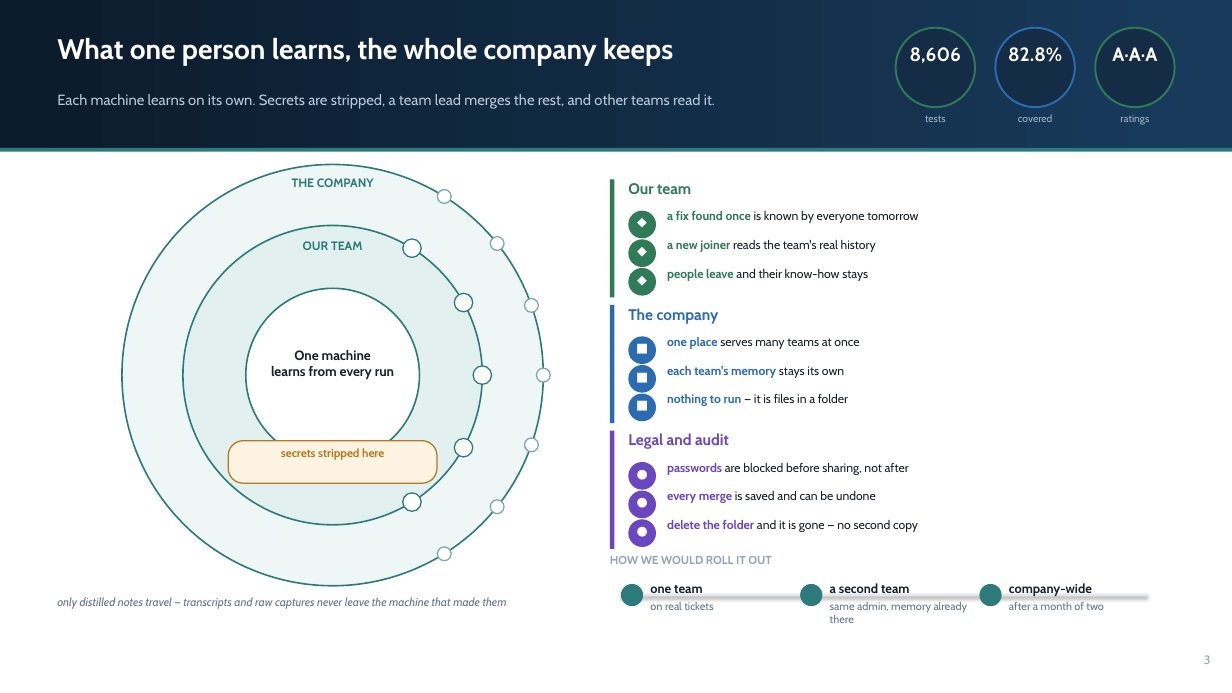
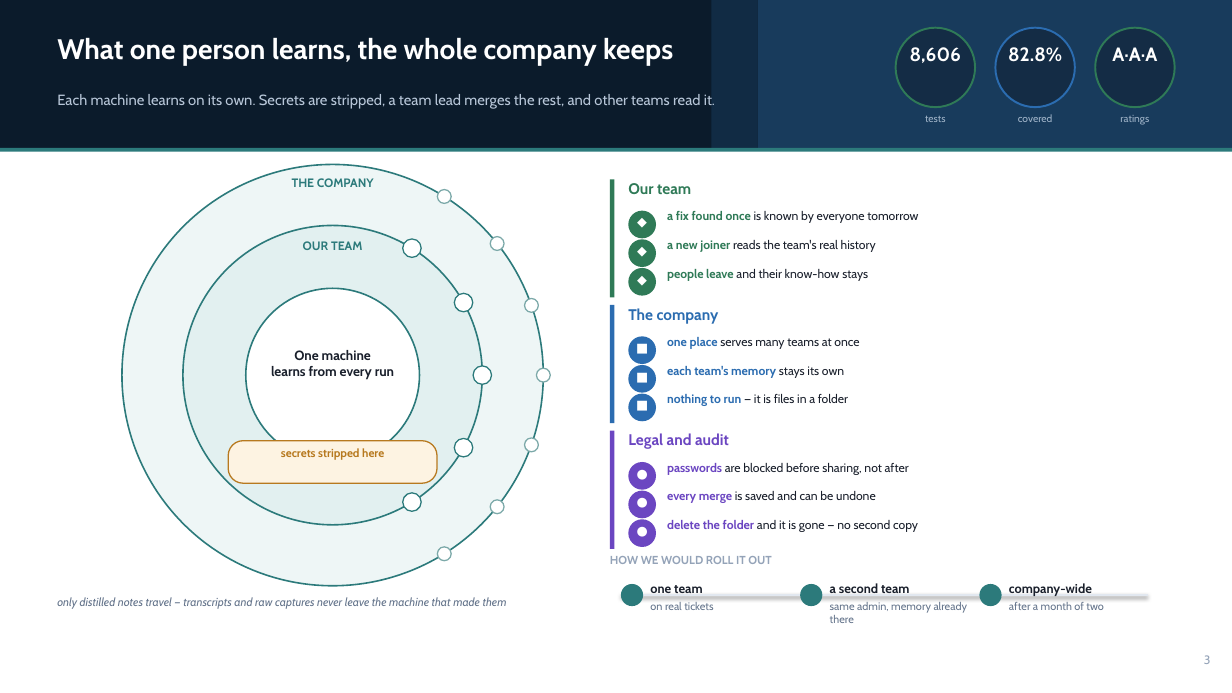
Before and after one commit to Manikanta-Reddy-Pasala/AIForgeCrew, a slide deck: slide 3 of docs/AIForgeCrew-CTO-Summary.pptx. Drawn at 1232x693 pixels with LibreOffice and Linux fonts; fonts in the diff are those of the drawing. Boxes give left, top, right and bottom in pixels: in the first picture for what was removed or moved away, otherwise in the second. Text is boxed around its words. In the diff, an @@ line names an element or a change of style, - is before the commit and + after.

```diff
--- a/docs/AIForgeCrew-CTO-Summary.pptx
+++ b/docs/AIForgeCrew-CTO-Summary.pptx
@@ rectangle at box(0, 0, 1232, 150): fill gradient #0B1B2B to #183B5C to #0B1B2B @@
@@ rectangle added at box(712, 0, 758, 150), fill #112B44 @@
@@ rectangle added at box(758, 0, 1232, 150), fill #183B5C @@
```
Also in this commit, not shown: 2 other slides changed, 1 other file.
